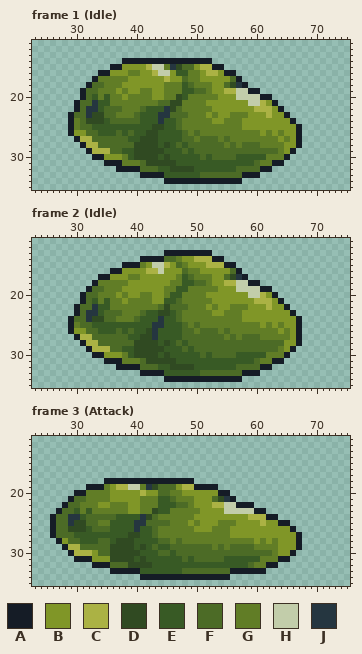
Two states of a pixel-art file, Assets/Graphics/Characters/Slime Big/Slime Big.aseprite. The first picture shows the starting point.
96x48 pixels, 4 frames. Shown: frame 1 (Idle): x 23..75, y 11..35; frame 2 (Idle): x 23..75, y 11..35; frame 3 (Attack): x 23..75, y 11..35. The commit also changed other frames, which this record leaves out.
Palette (. is transparent): A #151c26  B #809627  C #abb244  D #304a22  E #385a25  F #4c6b26  G #617d26  H #c2cdaa  J #253640
Pixels before, frame 1 (Idle), first column x 29:
14 .........AAAAAAAAAAAAAAA...............
15 .......AABBBBCHHGJDFFBCCAA.............
16 .....AABBBGGBBCHHBEEGGBCCBAA...........
17 ....AGGGGGBBBBBBCBBFGGBBBBBFA..........
18 ...AFFGGGBBBBBBBGGGEFGGGBBFDJA.........
19 ..AFFGGGBGBBGGBBGGGEEFFGBBCCHHAA.......
20 ..AFEGEGGBGGGGBBGGDEGGGGGBBBHHHHAA.....
21 .AFFJEEGGGGGGGGFFDDGGGGBBBBBBBHHCBA....
22 .AFJJEFFFGGGFEEEJDFGGGGGBBBBBBBCCCBA...
23 AFFJDDFFGGGFEEEJJFFFGGGBGBBGGGBBBCBBA..
24 AGFDDDEFFFFFEEEJEEFGGGGGBBGGGBBBBBBBBA.
25 AGFFEEEEEEEEEEDDEEFGGGGGGGGGGBBBBBBBBBA
26 ABBFFEEEFEFEEDDEEEEFGFGGGGGGGGGGBGBGBBA
27 .ACCFFFFFFEEDDDEEEEFFGFFFGFGGGGGGGGBGBA
28 ..ACCFFFFFFDDDDEDEFEFFFFFFGFGFFFGGGGBBA
29 ...ACCCFFEEDDDDDEEEFEFFFFFFFFFFFFFFGBA.
30 ....AABBBGEDDDDEDEEEEEFEFFFFEEEEEGGGA..
31 ......AAAGGGFDDDDDEEEEEEEEEEEEEFGGAA...
32 ........AAAAFFFEEDDDDEEEEEEEFFFFAA.....
33 ............AAAAEEEEEEFFFFFFFAAA.......
34 ................AAAAAAAAAAAAA..........
Pixels before, frame 2 (Idle), first column x 29:
13 ................AAAAAAAA...............
14 ............AAAAFFGBBCCCAA.............
15 .........AAAGBHHCBFGBBBCCCAA...........
16 .......AABBBBCCHBBBFGGBBBBBFA..........
17 .....AABBBGGBBBBBBGEFGGGBBFDJA.........
18 ....AGGGGGBBBBBBBGGEEFFGBBCCHHAA.......
19 ...AFFGGGBBBBBBBGGEEGGGGGBBBHHHHAA.....
20 ..AFFGGGBGBBGGBBGEEGGGGBBBBBBBHHCBA....
21 ..AFEGEGGBGGGGBBEEFGGGGGBBBBBBBCCCBA...
22 .AFFJEEGGGGGGGGFDFFFGGGBGBBGGGBBBCBBA..
23 .AFJJEFFFGGGFEEDDEFGGGGGBBGGGBBBBBBBBA.
24 AFFJDDFFGGGFEEEJEEFGGGGGGGGGGBBBBBBBBBA
25 AGFFEEEEEEEEEEJJEEEFGFGGGGGGGGGGBGBGBBA
26 ABBFFEEEFEFEEDJEEEEFFGFFFGFGGGGGGGGBGBA
27 .ACCFFFFFFEEDDJEEEEFFFFFFFGFGFFFGGGGGBA
28 ..ACCFFFFFFDDDDEDEFEFFFFFFFFFFFFFFFFBBA
29 ...ACCCFFEEDDDDDEEEFEFFFFFFFFFFFFFFGBA.
30 ....AABBBGEDDDDEDEEEEEFEFFFFEEEEEGGGA..
31 ......AAAGGGFDDDDDEEEEEEEEEEEEEFGGAA...
32 ........AAAAFFFEEDDDDEEEEEEEFFFFAA.....
33 ............AAAAEEEEEEFFFFFFFAAA.......
34 ................AAAAAAAAAAAAA..........
Pixels before, frame 3 (Attack), first column x 26:
18 .........AAAAAAAAAAAAAAA..................
19 ......AAAGBCCHHGJDFFFBCCAAAA..............
20 ....AAGGGGBBBBBCBBFFGGBBBBBBAA............
21 ...AFFGGGGBBBBBGGGEEFGGGBBBFDJA...........
22 ..AFFGGGBBGGGBBGGGEEEFFGBBBCCHHAAA........
23 .AFFEGEGGGGGGBBGGDEEGGGGGBBBBHHHHHAA......
24 AFFJJEFFFFFEEEEJDFGGGGGGBBBBBBBBBCCCAA....
25 AFFJDDFFGGEEEEJJFFFFGGGBGBBBGGGBBBBCBBAA..
26 AFFDDDEFFFEEEEJEEFGGGGGGBBBGGGBBBBBBBBBBA.
27 AFFFEEEEEEEEEDDEEFGGGGGGGGGGGGBBBBBBBBBBBA
28 .ABFFEEEFFEDDDEEEEFFGFGGGGGGGGGGGGBGBGBBBA
29 ..ACCFFFFFDDDDEDEFEEFFFFFFFGFGFFFFGGGGBBBA
30 ...ACCCBFFDDDDDEEEFFEFFFFFFFFFFFFFFFFGBBA.
31 ....AAABBBDDDDEDEEEEEEFEFFFFFEEEEEEGGGAA..
32 .......AAAFFFDDDDEEEEEEEEEEEEEEEEFGGAA....
33 ..........AAAAAEEEEEEEFFFFFFFFAAAAAA......
34 ...............AAAAAAAAAAAAAAA............
After:
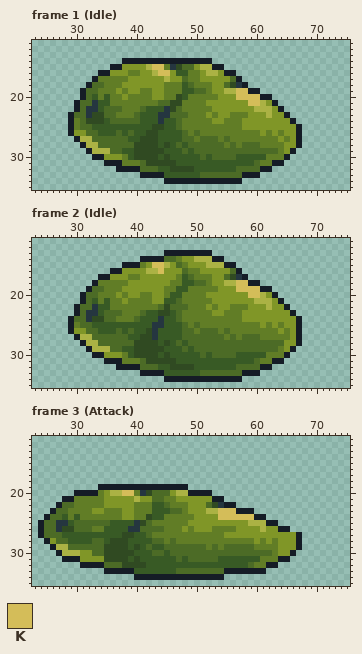
Colours new in this view: K #d4bd59
Author's note on the commit: new slimes graphics works have been done
Edits made:
Frame 1 (Idle), layer "new design":
y 15: x 43..44 HH -> KK
y 16: x 44..45 HH -> KK
y 19: x 57..58 HH -> KK
y 20: x 57..60 HHHH -> KKKK
y 21: x 59..60 HH -> KK
Frame 2 (Idle), layer "new design":
y 15: x 43..44 HH -> KK
y 16: x 44 H -> K
y 18: x 57..58 HH -> KK
y 19: x 57..60 HHHH -> KKKK
y 20: x 59..60 HH -> KK
Frame 3 (Attack), layer "new design":
y 18: x 35..49 AAAAAAAAAAAAAAA -> ...............
y 19: x 32..33 AA -> ..; x 35..53 GBCCHHGJDFFFBCCAAAA -> AAAAAAAAAAAAAA.....
y 20: x 32..33 GG -> AA; x 35..43 GBBBBBCBB -> BCCKKGJDF; x 46..55 GGBBBBBBAA -> BCCAAAA...
y 21: x 28 . -> A; x 30..31 FF -> GG; x 35 G -> B; x 40..49 BGGGEEFGGG -> CBBFFGGBBB; x 53..56 FDJA -> AA..
y 22: x 27..28 .A -> AF; x 30 F -> G; x 34 B -> G; x 36..38 GGG -> BBB; x 40 B -> G; x 43 G -> E; x 45..49 EEFFG -> FGGGB; x 52..59 BCCHHAAA -> FDJAA...
y 23: x 26..27 .A -> AF; x 29..30 FE -> GG; x 32..34 EGG -> GBB; x 38 G -> B; x 40 B -> G; x 43 D -> E; x 46..47 GG -> FF; x 49..50 GG -> BB; x 52..61 BBBHHHHHAA -> CCKKKAAA..
y 24: x 25..26 .A -> AF; x 28..41 FJJEFFFFFEEEEJ -> EGEGGGGGGGBBGG; x 43..44 FG -> EE; x 54..63 BBBBBCCCAA -> KKKKKKAA..
y 25: x 24..31 ..AFFJDD -> AFFJJEFF; x 34..35 GG -> FF; x 41 J -> D; x 43..45 FFF -> GGG; x 50 G -> B; x 54..56 GGG -> BBB; x 59..60 BB -> CC; x 62..65 BBAA -> AA..
y 26: x 24..28 ..AFF -> AFFJD; x 30..35 DDEFFF -> FFFGGE; x 39 E -> J; x 41..42 EE -> FF; x 44 G -> F; x 48 G -> B; x 56 B -> G; x 61 B -> C; x 64..66 BBA -> AA.
y 27: x 24..26 ..A -> AFF; x 28..29 FF -> EE; x 38 E -> D; x 40 D -> E; x 42..43 EF -> FG; x 55 G -> B
y 28: x 25..30 ..ABFF -> ABFFEE; x 33 E -> F; x 35..36 FE -> ED; x 39 D -> E; x 43 E -> F; x 45..47 FGF -> GFG
y 29: x 26..30 ..ACC -> ACCFF; x 35 F -> D; x 39..43 DEDEF -> EDEFE; x 45 E -> F; x 52..55 FGFG -> GFGF
y 30: x 27..29 ..A -> ACC; x 31..33 CCB -> BBF; x 35 F -> D; x 40 D -> E; x 43 E -> F; x 45..46 FE -> EF
y 31: x 28..29 .. -> AA; x 31..32 AA -> BB; x 35 B -> D; x 39..41 DED -> EDE; x 47..49 EFE -> FEF; x 54 F -> E
y 32: x 31..32 .. -> AA; x 35 A -> F; x 38 F -> D; x 42 D -> E
y 33: x 35 . -> A; x 40 A -> E; x 47 E -> F; x 55 F -> A
y 34: x 40 . -> A; x 55 A -> .
Pixel boxes of the changes (left, top, right, bottom) in both pictures:
changed: (152, 64, 170, 76)
changed: (236, 88, 260, 106)
changed: (152, 262, 164, 274)
changed: (236, 280, 260, 298)
changed: (38, 478, 296, 580)
